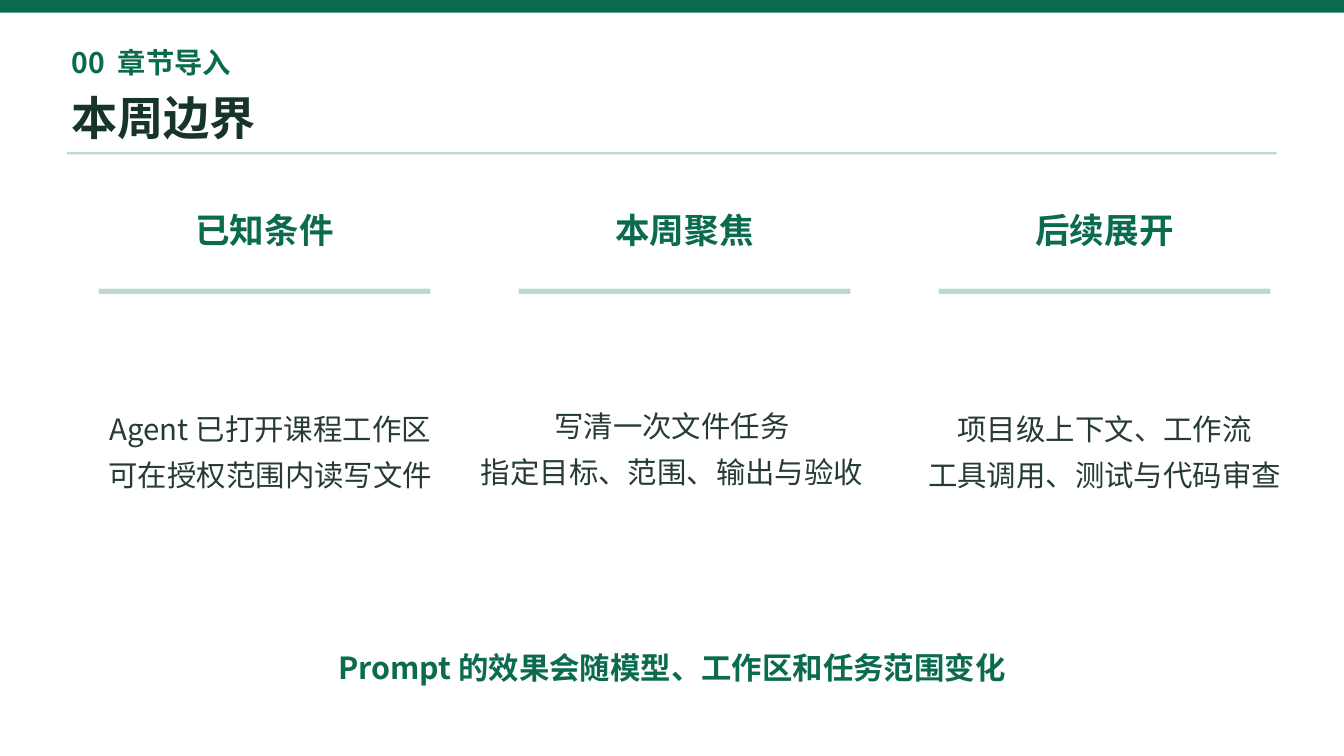
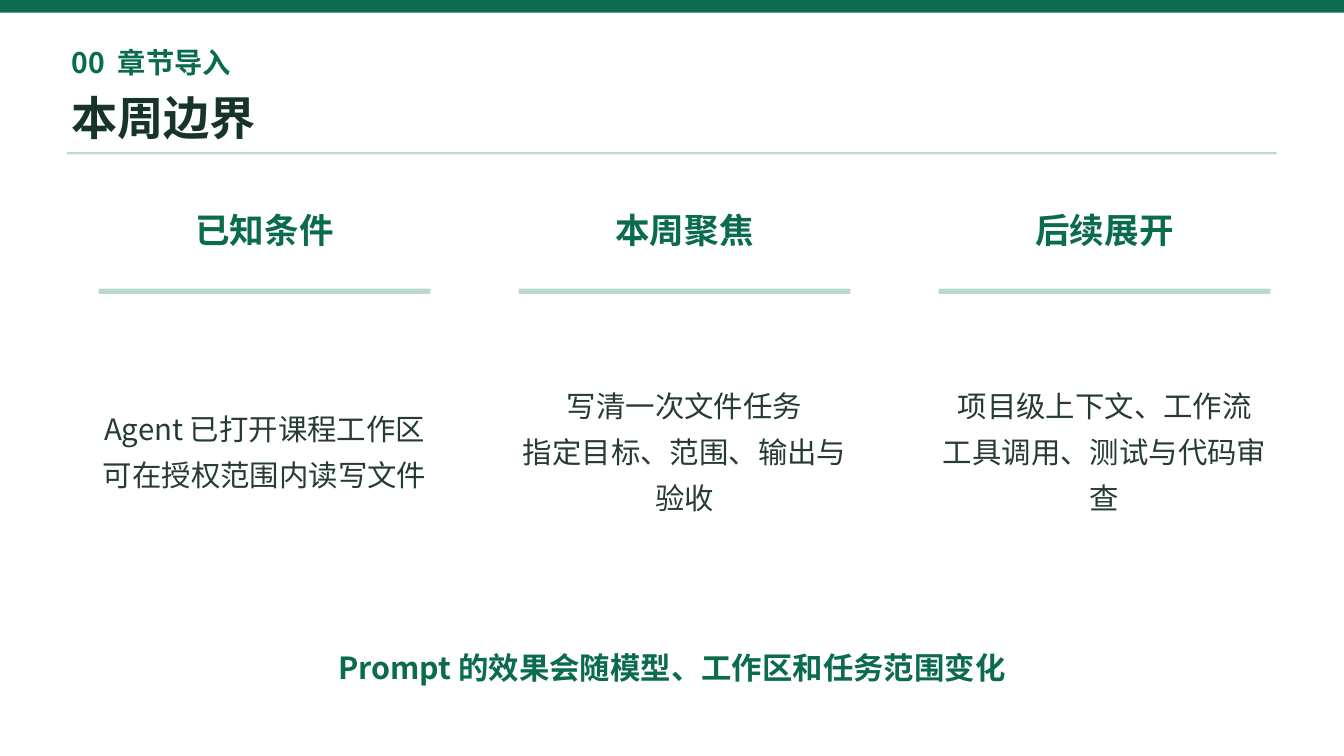
Before and after one commit to Lancelot252/YatDS-, a slide deck: slide 3 of ppt/Week2_提示词工程.pptx. Drawn at 1344x756 pixels with LibreOffice and Linux fonts; fonts in the diff are those of the drawing. Boxes give left, top, right and bottom in pixels: in the first picture for what was removed or moved away, otherwise in the second. Text is boxed around its words. In the diff, an @@ line names an element or a change of style, - is before the commit and + after.

```diff
--- a/ppt/Week2_提示词工程.pptx
+++ b/ppt/Week2_提示词工程.pptx
@@ text "Agent 已打开课程工作区" moved from (x1=109, y1=415, x2=432, y2=489) to (x1=103, y1=415, x2=426, y2=489) @@
@@ text "写清一次文件任务" rewrapped from (x1=481, y1=412, x2=863, y2=486) to (x1=523, y1=392, x2=846, y2=512) @@
@@ text "项目级上下文、工作流" rewrapped from (x1=928, y1=415, x2=1281, y2=489) to (x1=943, y1=392, x2=1266, y2=511) @@
```
Also in this commit, not shown: 3 other slides changed, 47 other files.
